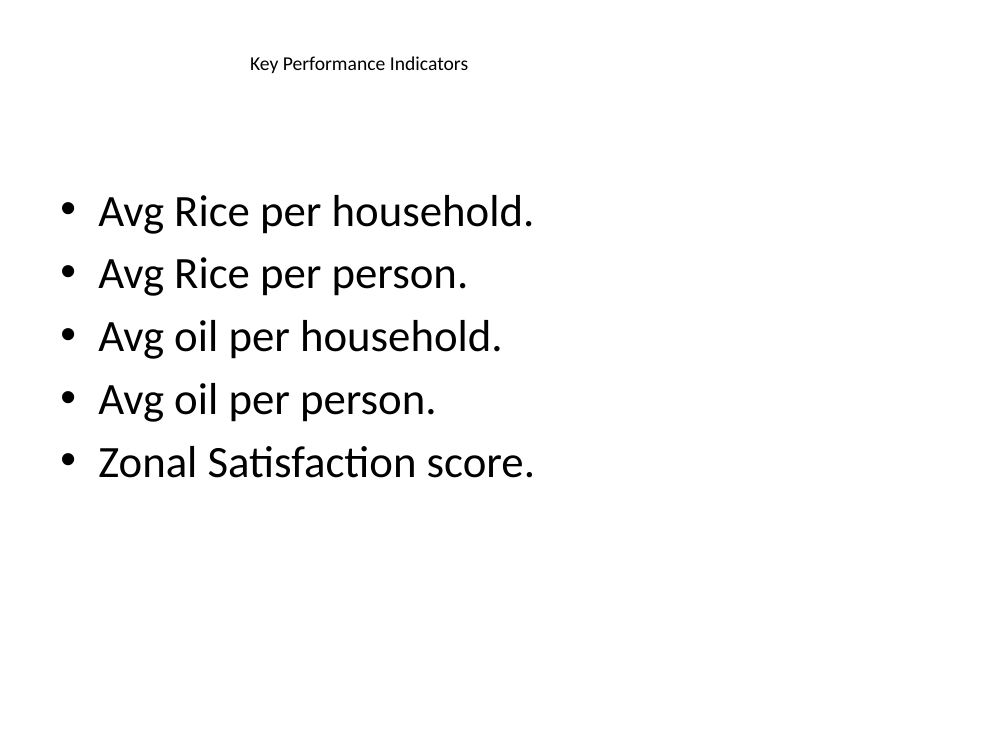
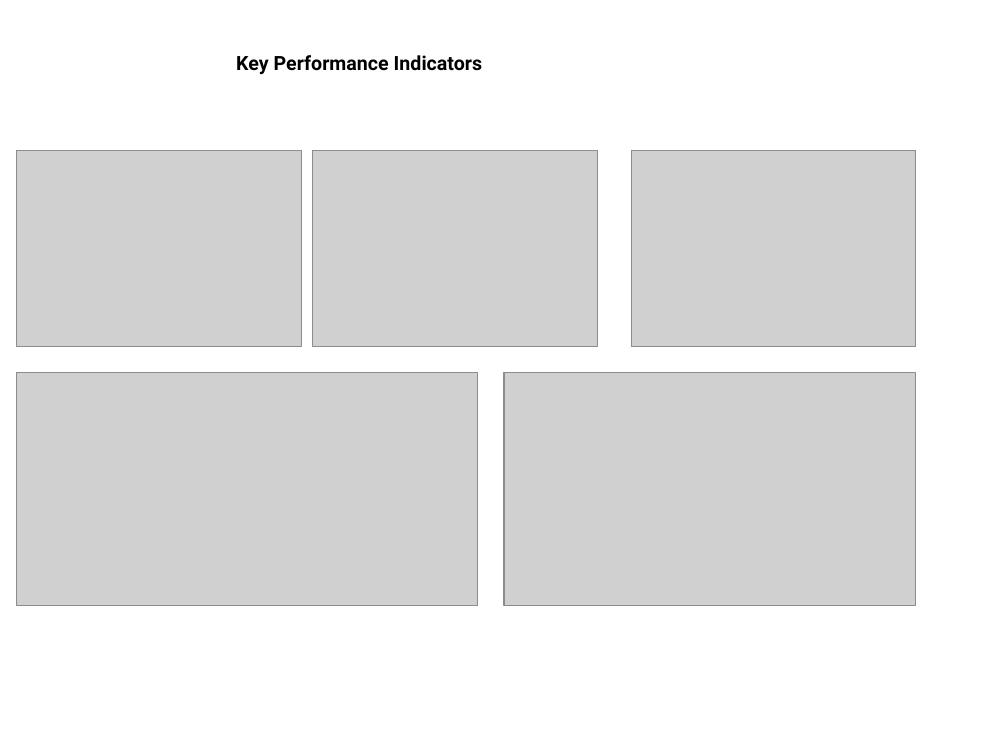
Before and after one commit to JavierWolvie/Data-Analytics, a slide deck: slide 6 of TABLEAU/Kakuma_Food_Distribution_Analysis_Presentation.pptx (slide 7 before the commit). Drawn at 1008x756 pixels with LibreOffice and Linux fonts; fonts in the diff are those of the drawing; grey boxes stand for pictures. Boxes give left, top, right and bottom in pixels: in the first picture for what was removed or moved away, otherwise in the second. Text is boxed around its words. In the diff, an @@ line names an element or a change of style, - is before the commit and + after.

```diff
--- a/TABLEAU/Kakuma_Food_Distribution_Analysis_Presentation.pptx
+++ b/TABLEAU/Kakuma_Food_Distribution_Analysis_Presentation.pptx
@@ title "Key Performance Indicators" at (x1=236, y1=55, x2=482, y2=74): font Calibri to Roboto, bold on @@
@@ picture added at (x1=16, y1=150, x2=301, y2=347) @@
@@ picture added at (x1=312, y1=150, x2=598, y2=347) @@
@@ picture added at (x1=631, y1=150, x2=916, y2=347) @@
@@ text removed at (x1=98, y1=195, x2=535, y2=478) @@
-• Avg Rice per household.
-• Avg Rice per person.
-• Avg oil per household.
-• Avg oil per person.
-• Zonal Satisfaction score.
@@ picture added at (x1=16, y1=373, x2=478, y2=607) @@
@@ picture added at (x1=504, y1=373, x2=916, y2=607) @@
```
Also in this commit, not shown: 10 other slides changed, 2 slides added, 3 slides removed.
